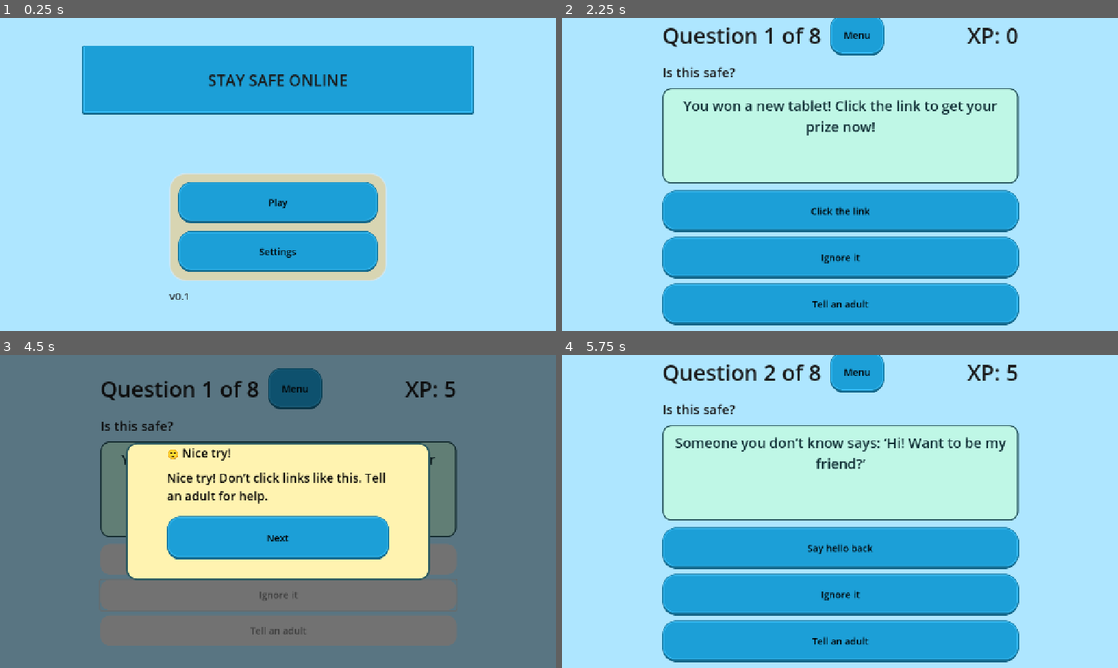
Above: before the commit, frames 1-4 (two rows, left to right).
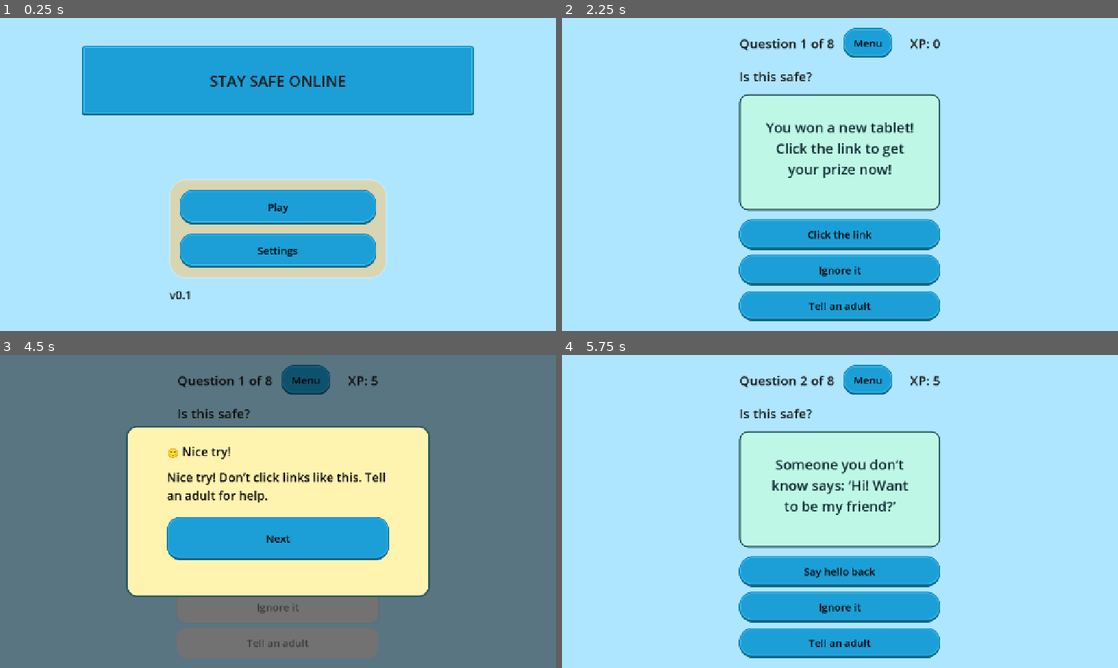
Above: after the commit, the same moments.

Repository: stackedStewart/online-safety-gamified-prototype
Game: Godot game, scene res://scenes/main.tscn
Same seed, same stepped clock (60 frames per second), same inputs: the game is played once before the commit and once after it.
Inputs:
- Up to frame 1 (0.25 s): no input
- Up to frame 2 (2.25 s): click "Settings" at 0.5 s; click "Back" at 1.25 s; click "Play" at 2 s
- Up to frame 3 (4.5 s): click "Menu" at 2.75 s; click "Play" at 3.5 s; click "Ignore it" at 4.25 s
- Up to frame 4 (5.75 s): click "Next" at 5 s

The runs differ from the first frame. In frame 1, 5.8% of the frame differs, in the area x 14-86%, y 8-90%; in frame 2, 35%; in frame 3, 18%; in frame 4, 35%, in the area x 18-83%, y 0-99%.

Commit message:
UI of prototype fixed

Diff:
--- a/scenes/challenge_shell.gd
+++ b/scenes/challenge_shell.gd
@@ -145,3 +145,22 @@
 
 	# Apply theme scaling (fonts + spacing + padding)
 	UITheme.apply_theme(self)
+
+func _process(_delta: float) -> void:
+	if Input.is_action_just_pressed("ui_accept"): # Enter/Space by default
+		_print_layout_sizes()
+
+func _print_layout_sizes() -> void:
+	var layout := $PageContainer/Margin/Layout
+	print("--- LAYOUT SIZES ---")
+	print("Viewport: ", get_viewport_rect().size)
+	print("Layout: ", layout.size)
+	print("--- OPTIONS DETAILS ---")
+	print("OptionA size=", option_a.size, " min=", option_a.get_combined_minimum_size())
+	print("OptionB size=", option_b.size, " min=", option_b.get_combined_minimum_size())
+	print("OptionC size=", option_c.size, " min=", option_c.get_combined_minimum_size())
+	#print("Options sep=", (Options as VBoxContainer).get_theme_constant("separation"))
+
+	for child in layout.get_children():
+		if child is Control:
+			print(child.name, " size=", (child as Control).size, " min=", (child as Control).custom_minimum_size)
--- a/scenes/challenge_shell.tscn
+++ b/scenes/challenge_shell.tscn
@@ -55,29 +55,20 @@
 anchors_preset = 15
 anchor_right = 1.0
 anchor_bottom = 1.0
-offset_left = 2.0
-offset_top = -81.5
-offset_bottom = 81.5
 grow_horizontal = 2
 grow_vertical = 2
 
 [node name="Margin" type="MarginContainer" parent="PageContainer"]
-custom_minimum_size = Vector2(900, 0)
 layout_mode = 2
-theme_override_constants/margin_left = 40
-theme_override_constants/margin_top = 30
-theme_override_constants/margin_right = 40
-theme_override_constants/margin_bottom = 30
 
 [node name="Layout" type="VBoxContainer" parent="PageContainer/Margin"]
 layout_mode = 2
-theme_override_constants/separation = 16
 
 [node name="TopBar" type="HBoxContainer" parent="PageContainer/Margin/Layout"]
 layout_mode = 2
-theme_override_constants/separation = 20
+size_flags_vertical = 4
 
-[node name="QuestionCounterLabel" type="Label" parent="PageContainer/Margin/Layout/TopBar"]
+[node name="QuestionCounterLabel" type="Label" parent="PageContainer/Margin/Layout/TopBar" groups=["ui_hud"]]
 layout_mode = 2
 theme_override_font_sizes/font_size = 50
 text = "Q 1/8"
@@ -90,7 +81,7 @@
 layout_mode = 2
 size_flags_horizontal = 3
 
-[node name="XPLabel" type="Label" parent="PageContainer/Margin/Layout/TopBar"]
+[node name="XPLabel" type="Label" parent="PageContainer/Margin/Layout/TopBar" groups=["ui_hud"]]
 layout_mode = 2
 theme_override_font_sizes/font_size = 50
 text = "XP: 0
@@ -102,7 +93,6 @@
 text = "Is this safe?"
 
 [node name="ScenarioCard" type="PanelContainer" parent="PageContainer/Margin/Layout"]
-custom_minimum_size = Vector2(0, 220)
 layout_mode = 2
 size_flags_vertical = 3
 theme_override_styles/panel = SubResource("StyleBoxFlat_ueh3a")
@@ -123,26 +113,23 @@
 
 [node name="Options" type="VBoxContainer" parent="PageContainer/Margin/Layout"]
 layout_mode = 2
+size_flags_vertical = 8
 theme_override_constants/separation = 12
 
 [node name="OptionAButton" type="Button" parent="PageContainer/Margin/Layout/Options"]
-custom_minimum_size = Vector2(0, 70)
 layout_mode = 2
+size_flags_vertical = 4
 text = "Click the Link"
 
 [node name="OptionBButton" type="Button" parent="PageContainer/Margin/Layout/Options"]
-custom_minimum_size = Vector2(0, 70)
 layout_mode = 2
+size_flags_vertical = 4
 text = "Ignore it"
 
 [node name="OptionCButton" type="Button" parent="PageContainer/Margin/Layout/Options"]
-custom_minimum_size = Vector2(0, 70)
 layout_mode = 2
+size_flags_vertical = 4
 text = "Tell An Adult"
-
-[node name="Separator" type="Control" parent="PageContainer/Margin/Layout/Options"]
-custom_minimum_size = Vector2(0, 10)
-layout_mode = 2
 
 [node name="FeedbackOverlay" type="Control" parent="."]
 z_index = 10
--- a/scenes/menu.gd
+++ b/scenes/menu.gd
@@ -27,8 +27,10 @@
 	if bg != null and bg is ColorRect:
 		(bg as ColorRect).color = Color("#000000") if Settings.high_contrast else Color("#AEE6FF")
 
-	UITheme.apply_theme(self)
+
 
 	var title := $CenterContainer/Margin/Layout/Header/TitleWrap/TitleBanner/TitleLabel
 	if title:
 		title.add_theme_font_size_override("font_size", int(36 * Settings.text_scale))
+
+	UITheme.apply_theme(self)
--- a/scenes/menu.tscn
+++ b/scenes/menu.tscn
@@ -59,7 +59,7 @@
 patch_margin_right = 32
 patch_margin_bottom = 32
 
-[node name="TitleLabel" type="Label" parent="CenterContainer/Margin/Layout/Header/TitleWrap/TitleBanner"]
+[node name="TitleLabel" type="Label" parent="CenterContainer/Margin/Layout/Header/TitleWrap/TitleBanner" groups=["ui_title"]]
 layout_mode = 1
 anchors_preset = 15
 anchor_right = 1.0
@@ -70,7 +70,7 @@
 horizontal_alignment = 1
 vertical_alignment = 1
 
-[node name="SubtitleLabel" type="Label" parent="CenterContainer/Margin/Layout/Header"]
+[node name="SubtitleLabel" type="Label" parent="CenterContainer/Margin/Layout/Header" groups=["ui_hud", "ui_title"]]
 layout_mode = 2
 
 [node name="SpaceTop" type="Control" parent="CenterContainer/Margin/Layout/Header"]
--- a/scenes/results.tscn
+++ b/scenes/results.tscn
@@ -55,7 +55,7 @@
 theme_override_constants/separation = 24
 alignment = 1
 
-[node name="TitleLabel" type="Label" parent="PageCenter/Margin/Layout"]
+[node name="TitleLabel" type="Label" parent="PageCenter/Margin/Layout" groups=["ui_title"]]
 layout_mode = 2
 theme_override_font_sizes/font_size = 45
 
--- a/scenes/settings_screen.tscn
+++ b/scenes/settings_screen.tscn
@@ -34,7 +34,7 @@
 [node name="Layout" type="VBoxContainer" parent="PageCenter/Margin"]
 layout_mode = 2
 
-[node name="TitleLabel" type="Label" parent="PageCenter/Margin/Layout"]
+[node name="TitleLabel" type="Label" parent="PageCenter/Margin/Layout" groups=["ui_title"]]
 layout_mode = 2
 theme_override_font_sizes/font_size = 62
 text = "Settings"
--- a/scripts/UITheme.gd
+++ b/scripts/UITheme.gd
@@ -3,36 +3,66 @@
 const THEME_DEFAULT := "res://ui/themes/theme_default.tres"
 const THEME_CONTRAST := "res://ui/themes/theme_high_contrast.tres"
 
-# Base design tokens (tweak once here)
-const BASE_FONT := 24
-const BASE_BUTTON_HEIGHT := 72
-const BASE_SEPARATION := 18
-const BASE_CARD_PADDING := 20
+# Base design tokens
+const BASE_FONT := 26
+const BASE_BUTTON_HEIGHT := 82
+const BASE_SEPARATION := 24
+const BASE_CARD_PADDING := 24
+const BASE_SCREEN_MARGIN := 36  # NEW
+
+# Clamp limits (to prevent overflow at Extra Large)
+const MAX_BUTTON_HEIGHT := 90
+const MAX_SEPARATION := 20
+const MAX_CARD_PADDING := 28
+const MAX_SCREEN_MARGIN := 40    # NEW
+const MAX_TITLE_FONT := 48
+const MAX_HUD_FONT := 40
+
+const TITLE_MULT := 1.35
+const HUD_MULT := 1.15
 
 func apply_theme(root: Control) -> void:
 	var path := THEME_CONTRAST if Settings.high_contrast else THEME_DEFAULT
 	var base_theme: Theme = load(path)
-
-	# Duplicate so we don't modify the .tres on disk
 	var t: Theme = base_theme.duplicate(true)
-
 	var s := Settings.text_scale
 
-	# Fonts
+	# --- Base font scaling (global defaults) ---
 	_set_font_size(t, "Label", int(round(BASE_FONT * s)))
-	_set_font_size(t, "Button", int(round(BASE_FONT - 2)))
+	_set_font_size(t, "Button", int(round((BASE_FONT - 2) * s)))
 	_set_font_size(t, "CheckButton", int(round(BASE_FONT * s)))
 	_set_font_size(t, "OptionButton", int(round(BASE_FONT * s)))
 
-	# Layout constants
-	t.set_constant("separation", "VBoxContainer", int(round(BASE_SEPARATION * s)))
-	t.set_constant("separation", "HBoxContainer", int(round(BASE_SEPARATION * s)))
-	t.set_constant("min_height", "Button", int(round(BASE_BUTTON_HEIGHT * s)))
+	# --- Separation (clamped) ---
+	var sep := int(round(BASE_SEPARATION * s))
+	sep = min(sep, MAX_SEPARATION)
+	t.set_constant("separation", "VBoxContainer", sep)
+	t.set_constant("separation", "HBoxContainer", sep)
 
-	# PanelContainer padding
-	_scale_panel_padding(t, int(round(BASE_CARD_PADDING * s)))
+	# --- Button height (clamped) ---
+	var viewport_h := root.get_viewport_rect().size.y
+
+	var ideal_btn_h := int(round(BASE_BUTTON_HEIGHT * s))
+	var safe_btn_h = min(ideal_btn_h, MAX_BUTTON_HEIGHT)
+
+	if s >= 1.3 and viewport_h <= 720:
+		safe_btn_h = min(safe_btn_h, 84)
+
+	t.set_constant("min_height", "Button", safe_btn_h)
+
+	# --- PanelContainer padding (clamped) ---
+	var pad := int(round(BASE_CARD_PADDING * s))
+	pad = min(pad, MAX_CARD_PADDING)
+	_scale_panel_padding(t, pad)
+
+	# --- MarginContainer margins (NEW, clamped) ---
+	var m := int(round(BASE_SCREEN_MARGIN * s))
+	m = min(m, MAX_SCREEN_MARGIN)
+	_set_margin_container_margins(t, m)
 
 	root.theme = t
+
+	_apply_group_font_overrides(root, s)
 
 func _set_font_size(t: Theme, type: String, size: int) -> void:
 	t.set_font_size("font_size", type, size)
@@ -44,8 +74,34 @@
 	var sflat := sb as StyleBoxFlat
 	if sflat == null:
 		return
-
 	sflat.content_margin_left = pad
 	sflat.content_margin_right = pad
 	sflat.content_margin_top = pad
 	sflat.content_margin_bottom = pad
+
+func _set_margin_container_margins(t: Theme, m: int) -> void:
+	t.set_constant("margin_left", "MarginContainer", m)
+	t.set_constant("margin_right", "MarginContainer", m)
+	t.set_constant("margin_top", "MarginContainer", m)
+	t.set_constant("margin_bottom", "MarginContainer", m)
+
+func _apply_group_font_overrides(root: Node, s: float) -> void:
+	var base := int(round(BASE_FONT * s))
+
+	var title_size := int(round(base * TITLE_MULT))
+	title_size = min(title_size, MAX_TITLE_FONT)
+
+	var hud_size := int(round(base * HUD_MULT))
+	hud_size = min(hud_size, MAX_HUD_FONT)
+
+	for n in root.get_tree().get_nodes_in_group("ui_title"):
+		if root.is_ancestor_of(n) and n is Control:
+			_set_control_font_size(n as Control, title_size)
+
+	for n in root.get_tree().get_nodes_in_group("ui_hud"):
+		if root.is_ancestor_of(n) and n is Control:
+			_set_control_font_size(n as Control, hud_size)
+
+func _set_control_font_size(c: Control, size: int) -> void:
+	c.remove_theme_font_size_override("font_size")
+	c.add_theme_font_size_override("font_size", size)
--- a/ui/themes/theme_default.tres
+++ b/ui/themes/theme_default.tres
@@ -4,10 +4,10 @@
 [ext_resource type="Texture2D" uid="uid://bqgs0pjt8iy6f" path="res://assets/ui/kenney/buttons/button_round_flat.png" id="2_uf2kn"]
 
 [sub_resource type="StyleBoxFlat" id="StyleBoxFlat_xpxyt"]
-content_margin_left = 18.0
-content_margin_top = 12.0
-content_margin_right = 18.0
-content_margin_bottom = 12.0
+content_margin_left = 24.0
+content_margin_top = 18.0
+content_margin_right = 24.0
+content_margin_bottom = 18.0
 bg_color = Color(0.8784314, 0.8784314, 0.8784314, 1)
 corner_radius_top_left = 22
 corner_radius_top_right = 22
@@ -15,6 +15,10 @@
 corner_radius_bottom_left = 22
 
 [sub_resource type="StyleBoxTexture" id="StyleBoxTexture_hdybv"]
+content_margin_left = 24.0
+content_margin_top = 18.0
+content_margin_right = 24.0
+content_margin_bottom = 18.0
 texture = ExtResource("1_c2lqr")
 texture_margin_left = 32.0
 texture_margin_top = 32.0
@@ -22,6 +26,10 @@
 texture_margin_bottom = 32.0
 
 [sub_resource type="StyleBoxTexture" id="StyleBoxTexture_c2lqr"]
+content_margin_left = 24.0
+content_margin_top = 18.0
+content_margin_right = 24.0
+content_margin_bottom = 18.0
 texture = ExtResource("1_c2lqr")
 texture_margin_left = 32.0
 texture_margin_top = 32.0
@@ -29,6 +37,10 @@
 texture_margin_bottom = 32.0
 
 [sub_resource type="StyleBoxTexture" id="StyleBoxTexture_rh7o4"]
+content_margin_left = 24.0
+content_margin_top = 18.0
+content_margin_right = 24.0
+content_margin_bottom = 18.0
 texture = ExtResource("2_uf2kn")
 texture_margin_left = 32.0
 texture_margin_top = 32.0
